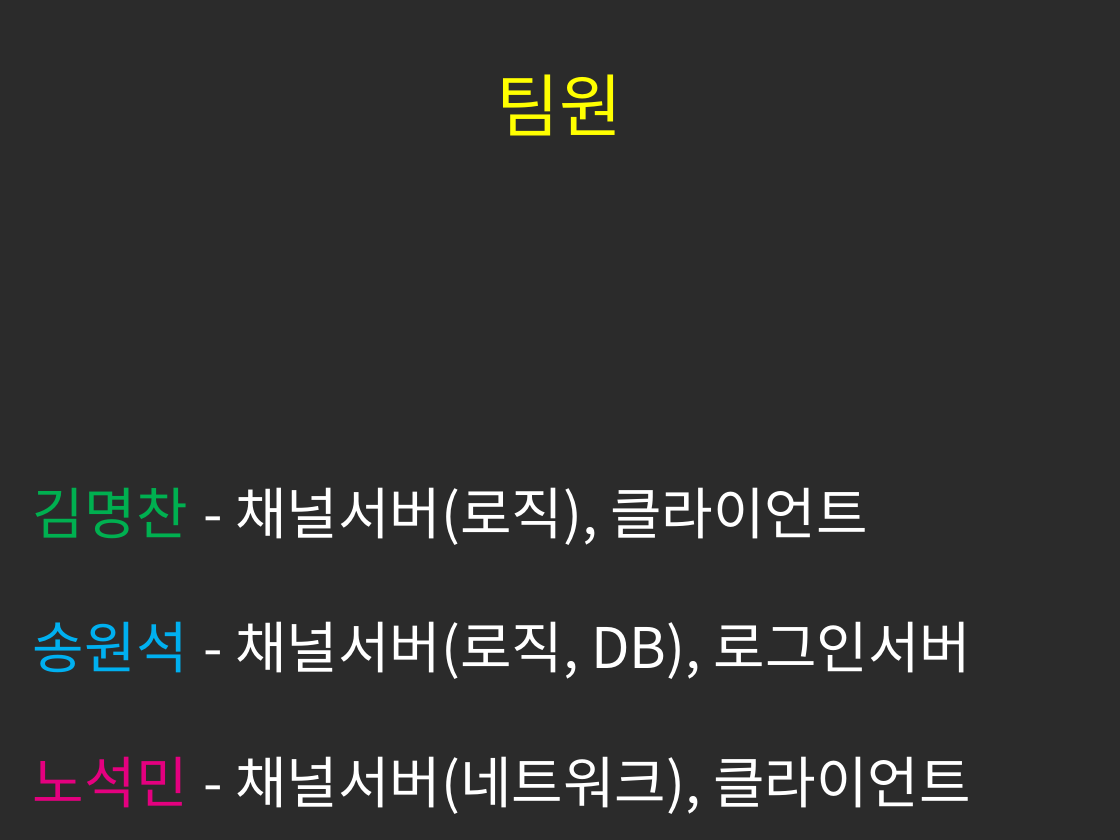
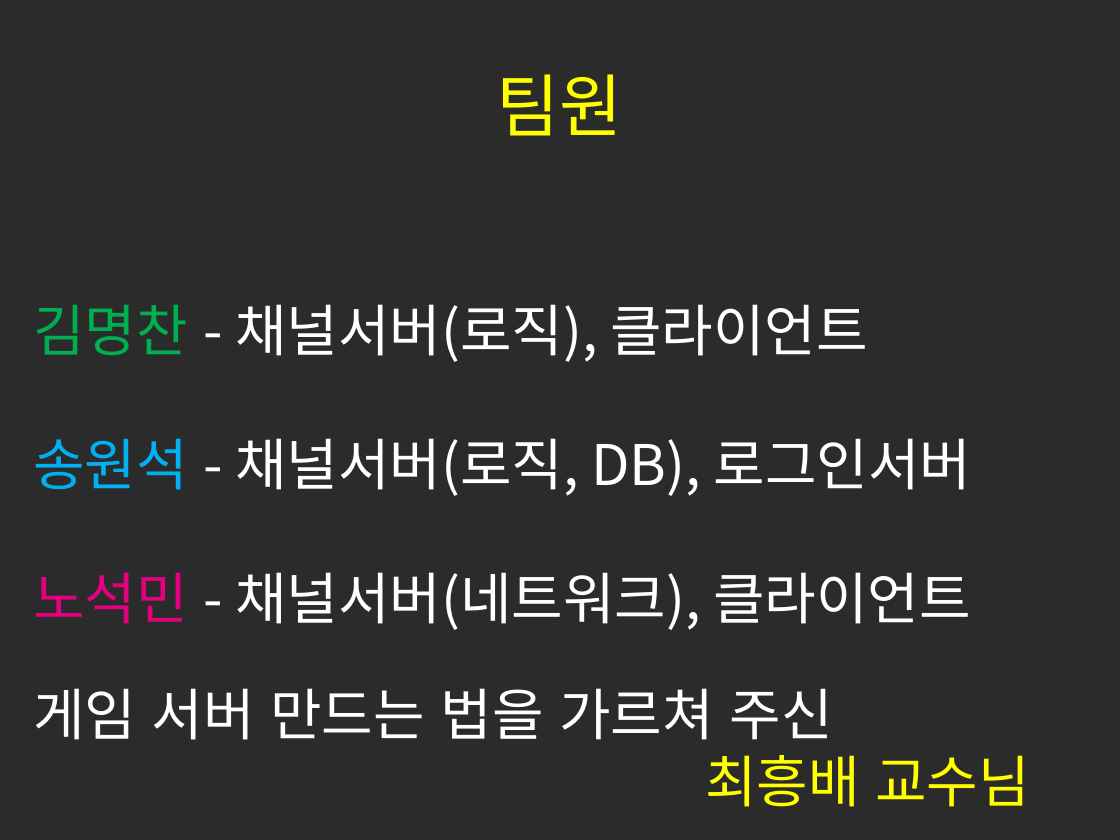
Before and after one commit to seokmin/2016ServerProject, a slide deck: slide 2 of 서버프로젝트.pptx. Drawn at 1120x840 pixels with LibreOffice and Linux fonts; fonts in the diff are those of the drawing; background and template pictures are left out; a plain dark background stands for a picture behind light text. Boxes give left, top, right and bottom in pixels: in the first picture for what was removed or moved away, otherwise in the second. Text is boxed around its words. In the diff, an @@ line names an element or a change of style, - is before the commit and + after.

Commit message:
피피티

```diff
--- a/서버프로젝트.pptx
+++ b/서버프로젝트.pptx
@@ text "김명찬 - 채널서버(로직), 클라이언트" moved from (x1=33, y1=487, x2=972, y2=814) to (x1=33, y1=304, x2=972, y2=630) @@
@@ text added at (x1=33, y1=688, x2=1030, y2=807), 36 pt, text #FFFFFF @@
+게임 서버 만드는 법을 가르쳐 주신
+최흥배 교수님
```
